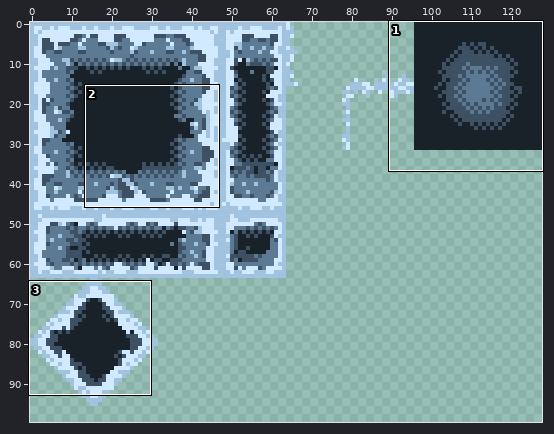
File history of a sprite sheet, Assets/Sprites/Tilemap/field_tilemap.png. Above, an overview of the earlier version with the close-up marked.
Close-up. Before the commit:
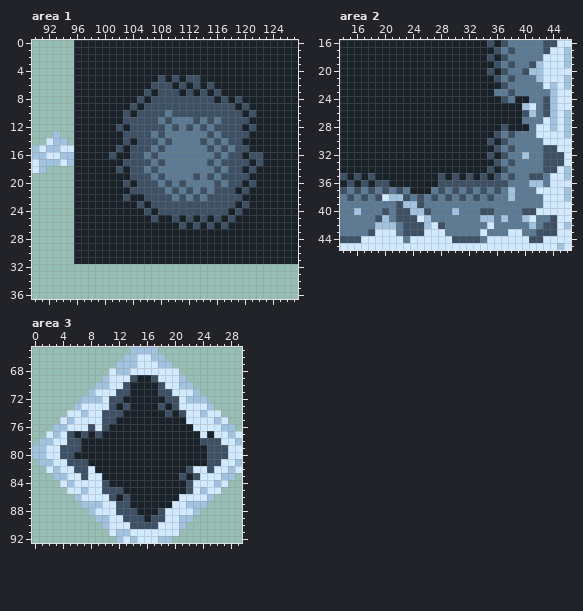
The file is 128x128 pixels. Shown: area 1: x 90..127, y 0..36; area 2: x 14..46, y 16..45; area 3: x 0..29, y 65..92. The wide view leaves out empty margins.
After:
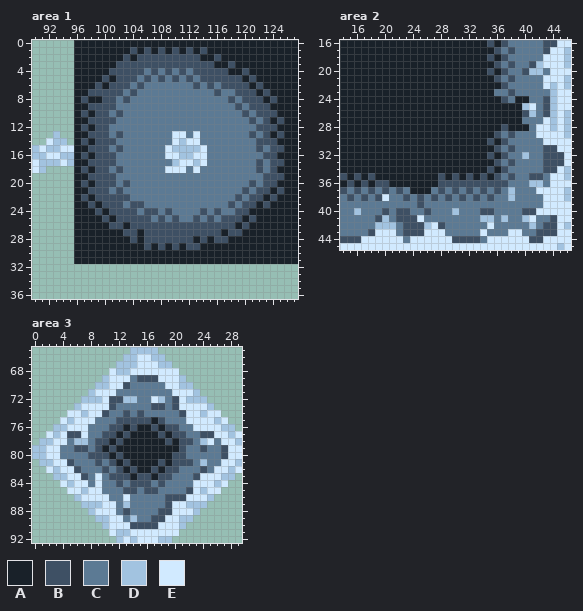
Palette (. is transparent): A #192129  B #3e5064  C #5c7a94  D #a2c3e0  E #d1eaff
Commit: field timemap add pente and details
The edit:
Changed rows in their new state; - is an unchanged pixel.
Area 1:
first column x 97:
 1 -------B-B-B-B-B-B-----------
 2 ------B-BBBBBBBBB--B---------
 3 -----BBBBBBBBBBBBBB--B-------
 4 ----BBBBBCBCBCBCBBBBB--B-----
 5 ---B-BBBCBC-C-C-CBBBBBB-B----
 6 --B-BBBCBCCCCCCC-C-CBBBB-B---
 7 -BBBBBCBCCCCCCCCCCC-CCBBB-B--
 8 B--BBCBCCCCCCCCCCCCCCBCBBB-B-
 9 -BBBBCCCCCCCCCCCCCCCCCBCBBB--
10 B-BBCBCCCCCC-CCCCCCCCCCBCBBB-
11 -BBBBCCCCCC-C---C-C-CCCCBCB-B
12 B-BBCCCCCCCC-C-C-C-CCCCCCBBB-
13 -BBBCBCCCC-C-EE-E-C-CCCCBCB-B
14 B-BBBCCCCCC-CEDEEC-C-CCCCBBB-
15 -BBBC-CCCC-CEDDDDEC-C-CCCBCBB
16 B-BB-CCCC-C-EEDDEE-C-CCCCCBB-
17 -BBBBCCCCC-C-DEEDEC-CCCCC-CBB
18 B-BBC-CCC-C-EEE-E--C-CCCCBCB-
19 -BBBBCCCCC-C----C-C-CCCCCCBBB
20 B-BBBC-CCCC-C-C----C-CCC-CBB-
21 -BBBCBCCCCCC-C-C-C-CCCC-CBB-B
22 B-BBBB-CCCCCC-C-C-CCCC-CBB-B-
23 -B-BBBCB-CCCCCCCCCCCC-C-B-B--
24 --B-BBBBC-BC-CCCC-C-CC-B-----
25 ---B-BBBBBCBC-CCBCBCB-B-B----
26 ----BB-BBBBBBB-B-B-B-B-B-----
27 ------BB-BBBBBBBBBBB-BB------
28 -------B-BBBBBBB-B-BB--------
29 ---------B-B-B-BB------------
Area 2:
first column x 42:
20 -C
21 C-
first column x 21:
38 CC----
39 -CCC--
40 ---CC-
41 -----C
Area 3:
first column x 4:
69 ----------CBB----------
70 ----------CCCCC--------
71 --------CCCCCCCC-------
72 ---------DDCCEDC-------
73 --------CCCCCB-C-------
74 -------CCBCBCCCCC------
75 -----CCCBBBBB-BCCC-----
76 ----CCCBB-B--B-BBCC----
77 --BECCBB-B----B-BBCCBB-
78 -CDDCBB-B------B-BBCDEC
79 CC-BCB-B---------BCCBCC
80 CCCCBBB-B-------BBCCCCC
81 --CCCBCB-B----B-BBBCDCC
82 ---CCCBCB-B--B-BBCCCBC-
83 ----C-CBBB-BB-BBCCC----
84 ----C-CCBCBBBCBCCCC----
85 ------CCCBBCBBCCCC-----
86 -------CCECCCCCBBB-----
87 --------CDCCCCCB-------
88 --------C-CCCC-B-------
89 ---------CDCC----------
